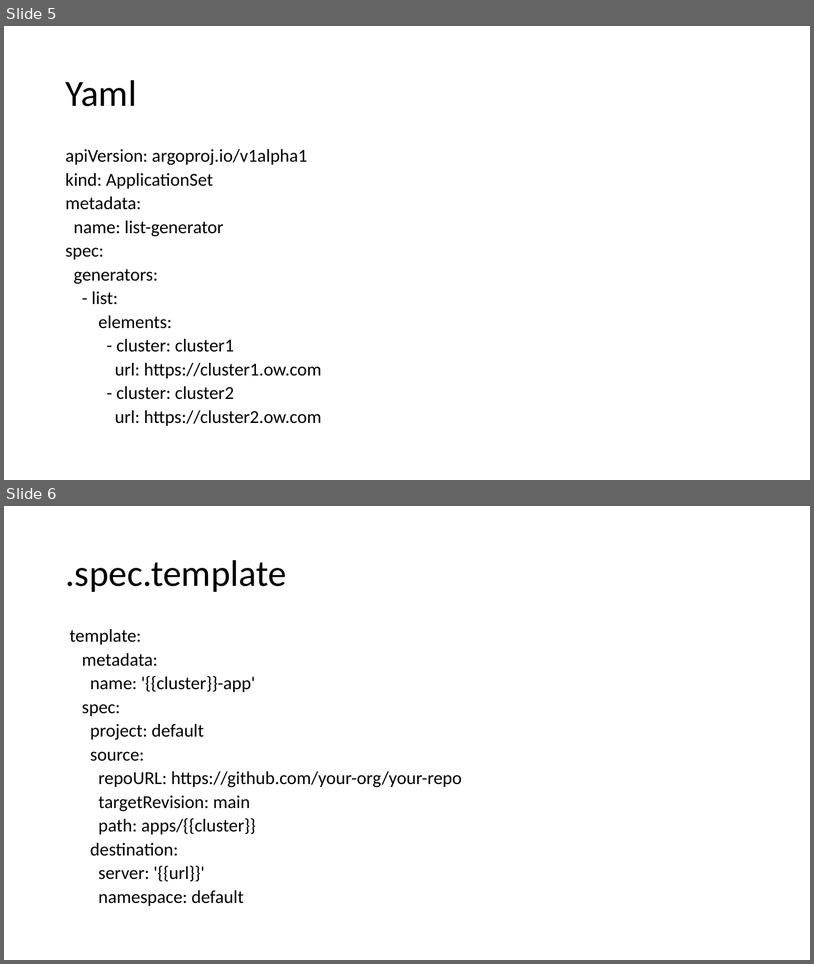
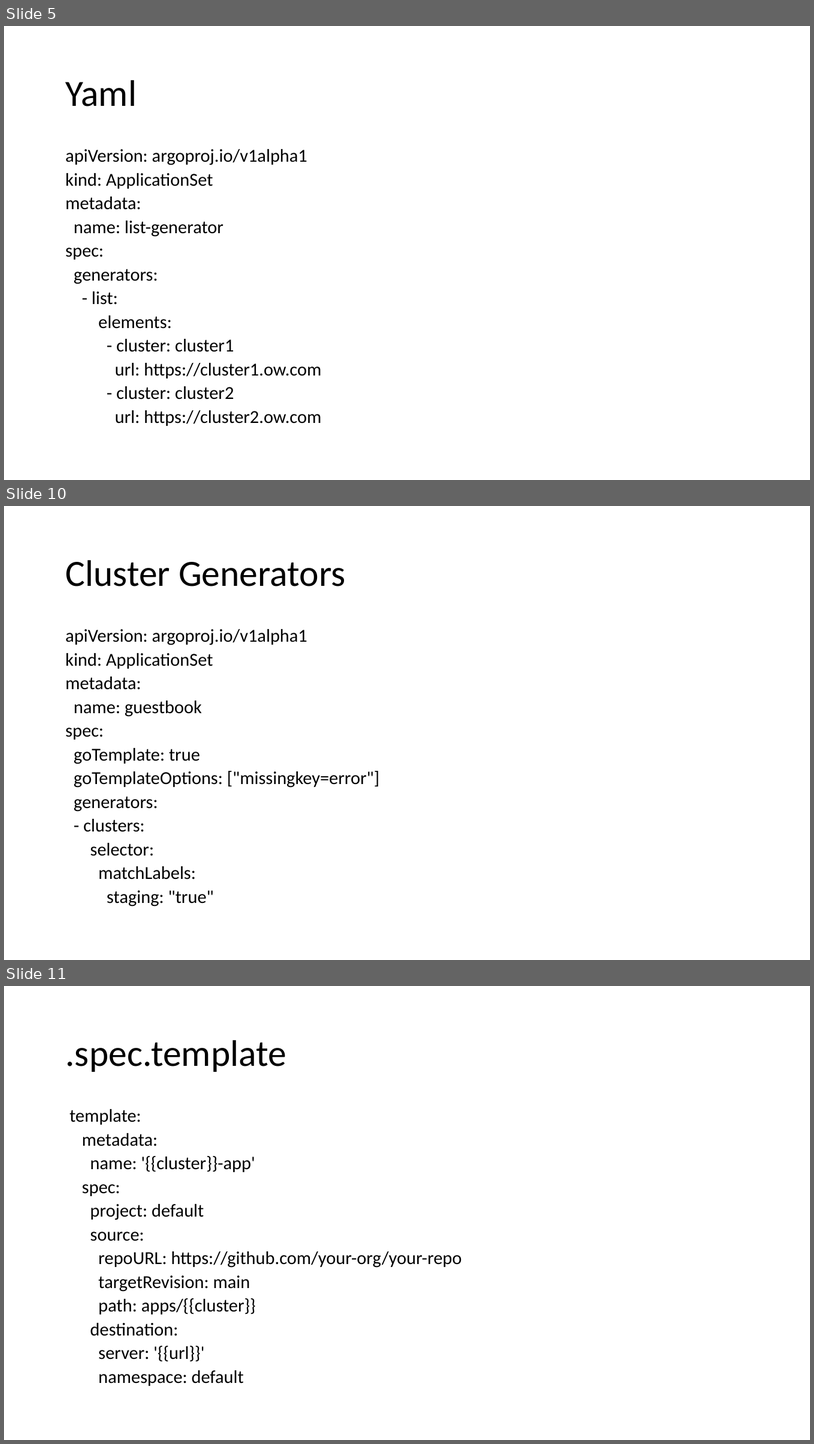
Before and after one commit to amitopenwriteup/argodocs, a slide deck: ApplicationSet.pptx. Shown one above the other, each under a label of ours: slides 5 and 6 before the commit, slides 5, 10 and 11 after it; the slides between them are not shown. The pictures are 814x964 and 814x1444 pixels, drawn with LibreOffice and Linux fonts; fonts in the diff are those of the drawing. Boxes give left, top, right and bottom in pixels: in the first picture for what was removed or moved away, otherwise in the second. Text is boxed around its words. In the diff, an @@ line names an element or a change of style, - is before the commit and + after.

```diff
--- a/ApplicationSet.pptx
+++ b/ApplicationSet.pptx
@@ slide 10 added at (x1=4, y1=506, x2=810, y2=960), background #FFFFFF @@
@@ title added at (x1=65, y1=560, x2=346, y2=586), 44 pt, text #000000 @@
+Cluster Generators
@@ text added at (x1=65, y1=629, x2=380, y2=906), 21.7 pt, text #000000 @@
+apiVersion: argoproj.io/v1alpha1
+kind: ApplicationSet
+metadata:
+name: guestbook
+spec:
+goTemplate: true
+goTemplateOptions: ["missingkey=error"]
+generators:
+- clusters:
+selector:
+matchLabels:
+staging: "true"
@@ what was slide 6 is now slide 11 @@
```
Also in this commit, not shown: 4 other slides added, 2 other files.
